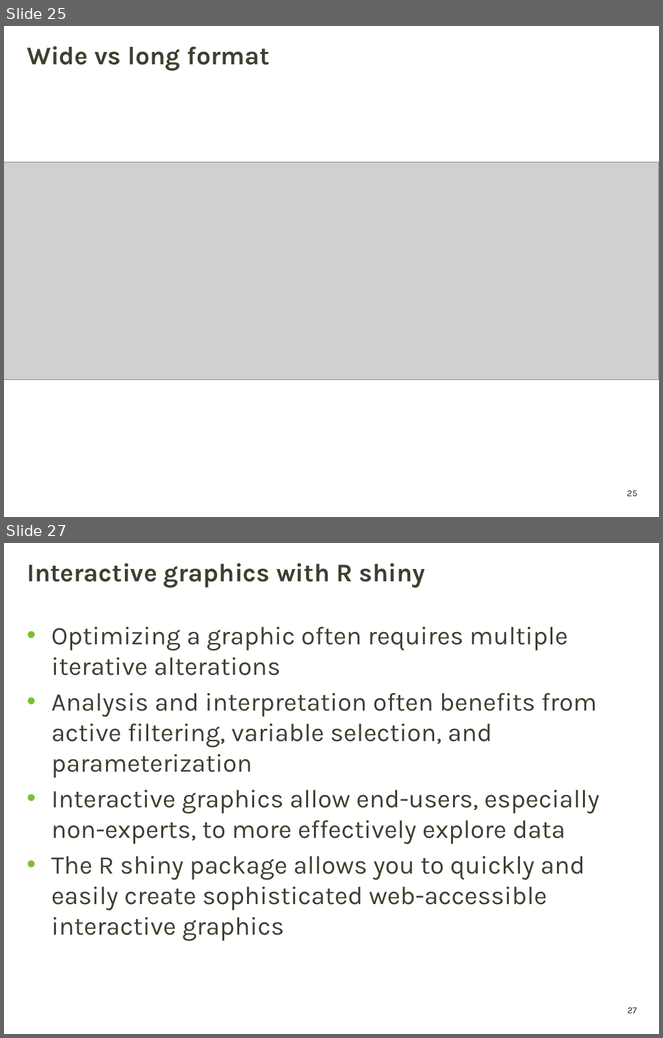
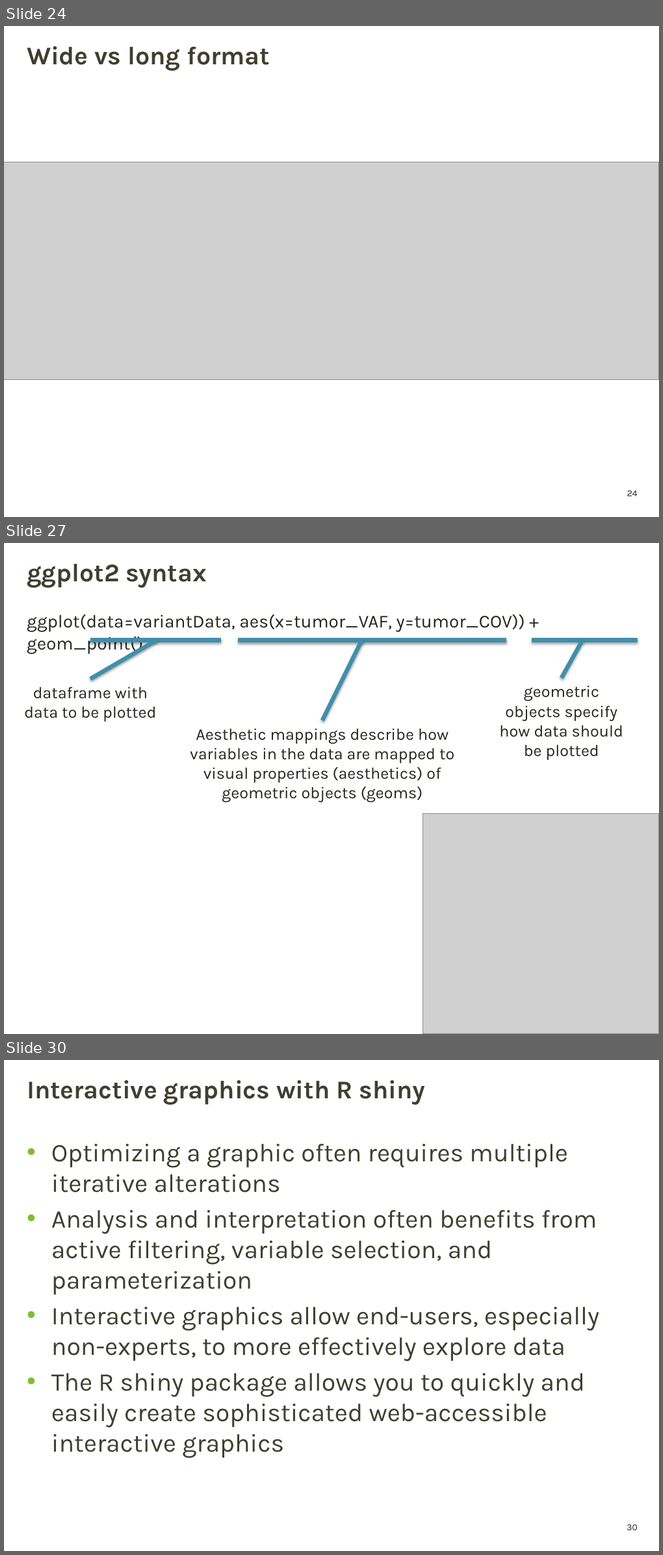
Before and after one commit to griffithlab/genviz.org, a slide deck: lectures/GenViz_Module2_Lecture.pptx. Shown one above the other, each under a label of ours: slides 25 and 27 before the commit, slides 24, 27 and 30 after it; the slides between them are not shown. The pictures are 663x1038 and 663x1555 pixels, drawn with LibreOffice and Linux fonts; fonts in the diff are those of the drawing; grey boxes stand for pictures; background and template pictures are left out. Boxes give left, top, right and bottom in pixels: in the first picture for what was removed or moved away, otherwise in the second. Text is boxed around its words. In the diff, an @@ line names an element or a change of style, - is before the commit and + after.

Commit message:
adding images and more content to intro R lecture

```diff
--- a/lectures/GenViz_Module2_Lecture.pptx
+++ b/lectures/GenViz_Module2_Lecture.pptx
@@ slide 27 added at (4, 543, 659, 1034), background picture (left out) @@
@@ title added at (27, 564, 207, 588), 28 pt, text #3F3F32, bold @@
+ggplot2 syntax
@@ text added at (27, 615, 525, 655), 20 pt, text #26261E @@
+ggplot(data=variantData, aes(x=tumor_VAF, y=tumor_COV)) + geom_point()
@@ line added from (90, 640) to (221, 640), #3F8FAB 4.5 pt @@
@@ line added from (157, 640) to (90, 679), #3F8FAB 4.5 pt @@
@@ line added from (238, 640) to (506, 640), #3F8FAB 4.5 pt @@
@@ line added from (362, 640) to (322, 720), #3F8FAB 4.5 pt @@
@@ line added from (532, 640) to (638, 640), #3F8FAB 4.5 pt @@
@@ line added from (582, 640) to (562, 678), #3F8FAB 4.5 pt @@
@@ text added at (24, 687, 156, 722), 18 pt, text #26261E @@
+dataframe with data to be plotted
@@ text added at (499, 685, 623, 760), 18 pt, text #26261E @@
+geometric objects specify how data should be plotted
@@ text added at (190, 728, 454, 802), 18 pt, text #26261E @@
+Aesthetic mappings describe how variables in the data are mapped to visual properties (aesthetics) of geometric objects (geoms)
@@ picture added at (423, 813, 659, 1034) @@
@@ what was slide 25 is now slide 24 @@
@@ page number at (627, 491, 638, 497): text changed @@
-25
+24
@@ what was slide 27 is now slide 30 @@
@@ page number at (627, 1525, 638, 1531): text changed @@
-27
+30
```
Also in this commit, not shown: 2 slides changed, 5 other slides added, 2 slides removed, 1 other file.
